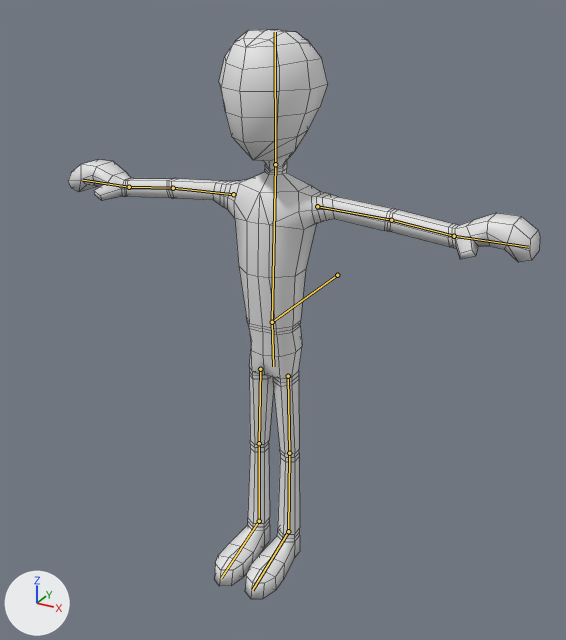
The Blender file UnityProject/Assets/Raw/Graphics/Models/Blend/Actor.blend, before and after one commit.
Before and after are seen from a 50 mm camera at (0.991, -1.737, 1.664) aimed at (0.13, -0.171, 0.881). Arrows for +X, +Y and +Z are at lower left; the lights stay in place. The bones that bend it are drawn over the model as lines. Mesh edges are drawn as thin lines.

Names of what the first picture shows: 'Actor'.
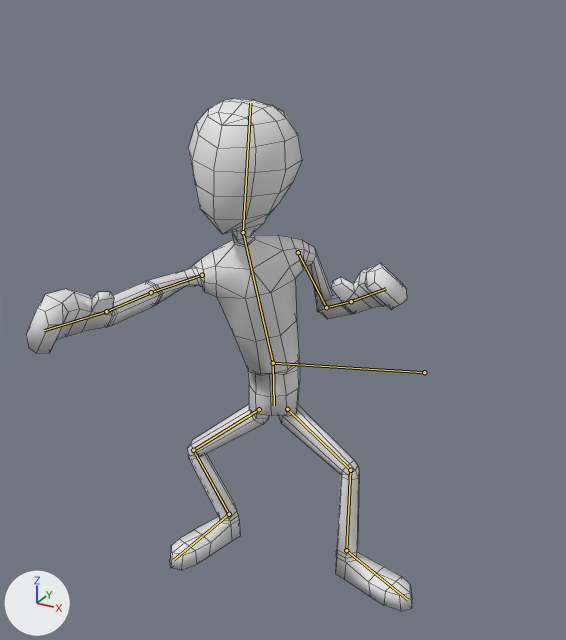
The newer file adds an action. The first version stands in its rest pose; the second is drawn at frame 3 of the action 'LeftPunch'.

What the commit changed:
Bone 'Root' (bone_root) moves from (0.0, 0.0, 0.0) to (0.402, 0.278, 0.125).
Bone 'Root' (bone_root) turns from (0, 0, 0) to (0, 0, 69) degrees about its own x, y and z.
Bone 'Chest' (bone_chest) turns from (0, 0, 0) to (-31, 111, -44) degrees about its own x, y and z.
Bone 'UpperArm.R' (bone_upperarm_r) turns from (0, 0, 0) to (44, 50, 87) degrees about its own x, y and z.
Bone 'Head' (bone_head) moves from (0.0, 0.0, 0.0) to (0.008, -0.004, -0.034).
Bone 'Head' (bone_head) turns from (0, 0, 0) to (-12, -35, -9) degrees about its own x, y and z.
Bone 'UpperArm.L' (bone_upperarm_l) turns from (0, 0, 0) to (74, 1, 12) degrees about its own x, y and z.
Bone 'LowerArm.L' (bone_lowerarm_l) moves from (0.0, 0.0, 0.0) to (0.063, 0.006, 0.025).
Bone 'LowerArm.L' (bone_lowerarm_l) turns from (0, 0, 0) to (-41, 29, 106) degrees about its own x, y and z.
Bone 'Pelvis' (bone_pelvis) turns from (0, 0, 0) to (-80, -87, 83) degrees about its own x, y and z.
Bone 'UpperLeg.R' (bone_upperleg_r) turns from (0, 0, 0) to (51, -4, -3) degrees about its own x, y and z.
Bone 'LowerLeg.R' (bone_lowerleg_r) turns from (0, 0, 0) to (-72, 8, -43) degrees about its own x, y and z.
Bone 'Foot.R' (bone_foot_r) turns from (0, 0, 0) to (20, -7, -4) degrees about its own x, y and z.
Bone 'UpperLeg.L' (bone_upperleg_l) moves from (0.0, 0.0, 0.0) to (0.015, 0.0, 0.008).
Bone 'UpperLeg.L' (bone_upperleg_l) turns from (0, 0, 0) to (-52, -14, 56) degrees about its own x, y and z.
Bone 'LowerLeg.L' (bone_lowerleg_l) turns from (0, 0, 0) to (19, -8, -62) degrees about its own x, y and z.

Location of each change, (x1, y1, x2, y2) in pixels of the pictures (566 x 640 px):
'Actor', posed (18% narrower, 10% shorter): before (68, 29, 540, 599); after (26, 98, 412, 611)
bone 'Root', root to tip: before (337, 275) to (272, 322); after (424, 372) to (273, 363)
bone 'Chest', root to tip: before (272, 322) to (275, 164); after (273, 363) to (243, 232)
bone 'UpperArm.R', root to tip: before (233, 194) to (173, 188); after (202, 275) to (151, 292)
bone 'Head', root to tip: before (275, 164) to (275, 32); after (243, 232) to (250, 103)
bone 'UpperArm.L', root to tip: before (317, 206) to (391, 220); after (298, 252) to (326, 307)
bone 'LowerArm.L', root to tip: before (391, 220) to (454, 236); after (326, 307) to (351, 301)
bone 'Pelvis', root to tip: before (272, 322) to (273, 366); after (273, 363) to (274, 405)
bone 'UpperLeg.R', root to tip: before (260, 369) to (259, 443); after (259, 409) to (193, 450)
bone 'LowerLeg.R', root to tip: before (259, 443) to (259, 521); after (193, 450) to (229, 514)
bone 'Foot.R', root to tip: before (259, 521) to (221, 577); after (229, 514) to (173, 560)
bone 'UpperLeg.L', root to tip: before (288, 376) to (289, 453); after (287, 409) to (350, 470)
bone 'LowerLeg.L', root to tip: before (289, 453) to (288, 531); after (350, 470) to (346, 550)
